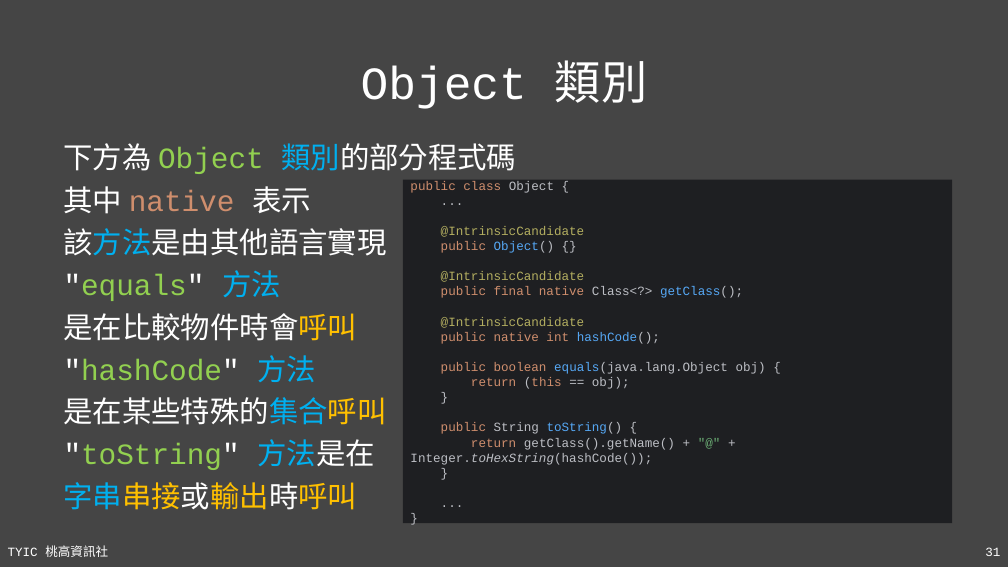
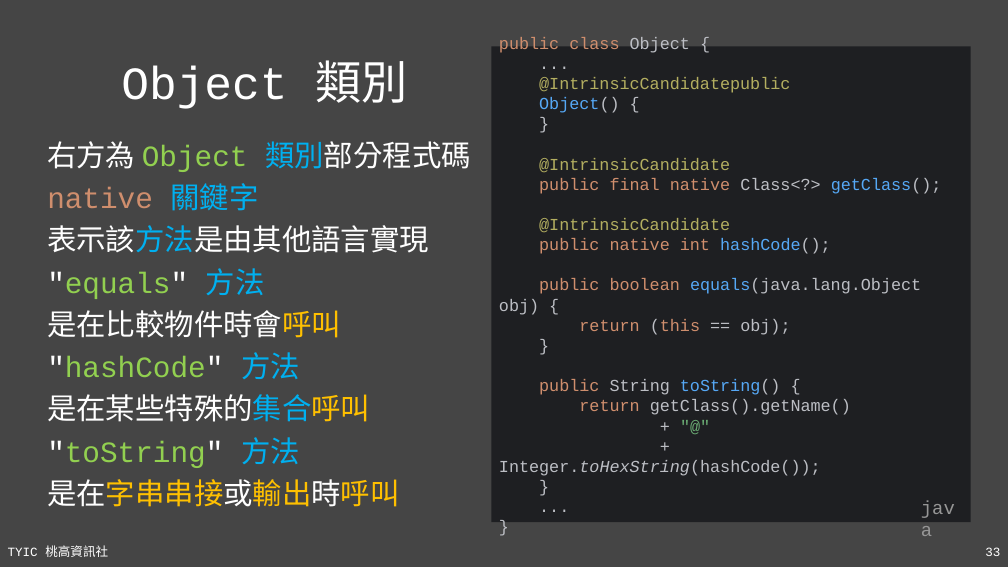
Before and after one commit to TYSHIC/slides, a slide deck: slide 33 of ppt/08_類別與物件.pptx (slide 31 before the commit). Drawn at 1008x567 pixels with LibreOffice and Linux fonts; fonts in the diff are those of the drawing. Boxes give left, top, right and bottom in pixels: in the first picture for what was removed or moved away, otherwise in the second. Text is boxed around its words. In the diff, an @@ line names an element or a change of style, - is before the commit and + after.

```diff
--- a/ppt/08_類別與物件.pptx
+++ b/ppt/08_類別與物件.pptx
@@ title "Object 類別": place and size @@
-title "Object 類別" at <box>361,60,647,109</box>
+title "Object 類別" at <box>121,60,408,109</box>
@@ rectangle "public class Object { ... ...": place and size @@
-rectangle "public class Object { ... ..." at <box>403,180,952,523</box>
+rectangle "public class Object { ... ..." at <box>492,46,971,522</box>
@@ text in rectangle at <box>499,37,942,476</box>: text changed; size 12 to 16 pt @@
-public class Object {
-...
-@IntrinsicCandidate
-public Object() {}
-@IntrinsicCandidate
-public final native Class<?> getClass();
-@IntrinsicCandidate
-public native int hashCode();
-public boolean equals(java.lang.Object obj) {
-return (this == obj);
-}
-public String toString() {
-return getClass().getName() + "@" + Integer.toHexString(hashCode());
-}
-...
-}
+public class Object {
+...
+@IntrinsicCandidatepublic
+Object() {
+}
+@IntrinsicCandidate
+public final native Class<?> getClass();
+@IntrinsicCandidate
+public native int hashCode();
+public boolean equals(java.lang.Object obj) {
+return (this == obj);
+}
+public String toString() {
+return getClass().getName()
++ "@"
++ Integer.toHexString(hashCode());
+}
+...
+}
@@ text "右方為 Object 類別部分程式碼": place and size @@
-text "右方為 Object 類別部分程式碼" at <box>64,143,516,510</box>
+text "右方為 Object 類別部分程式碼" at <box>47,141,471,507</box>
@@ text at <box>47,141,471,253</box>: text changed @@
-下方為 Object 類別的部分程式碼
-其中 native 表示
-該方法是由其他語言實現
+右方為 Object 類別部分程式碼
+native 關鍵字
+表示該方法是由其他語言實現
@@ text at <box>47,437,399,507</box>: spaces changed @@
-"toString" 方法是在
-字串串接或輸出時呼叫
+"toString" 方法
+是在字串串接或輸出時呼叫
@@ text added at <box>913,492,971,522</box>, 18 pt, text #969696 @@
+java
@@ page number at <box>985,547,1000,556</box>: text changed @@
-31
+33
```
Also in this commit, not shown: 20 other slides changed, 2 slides added, 23 other files.
